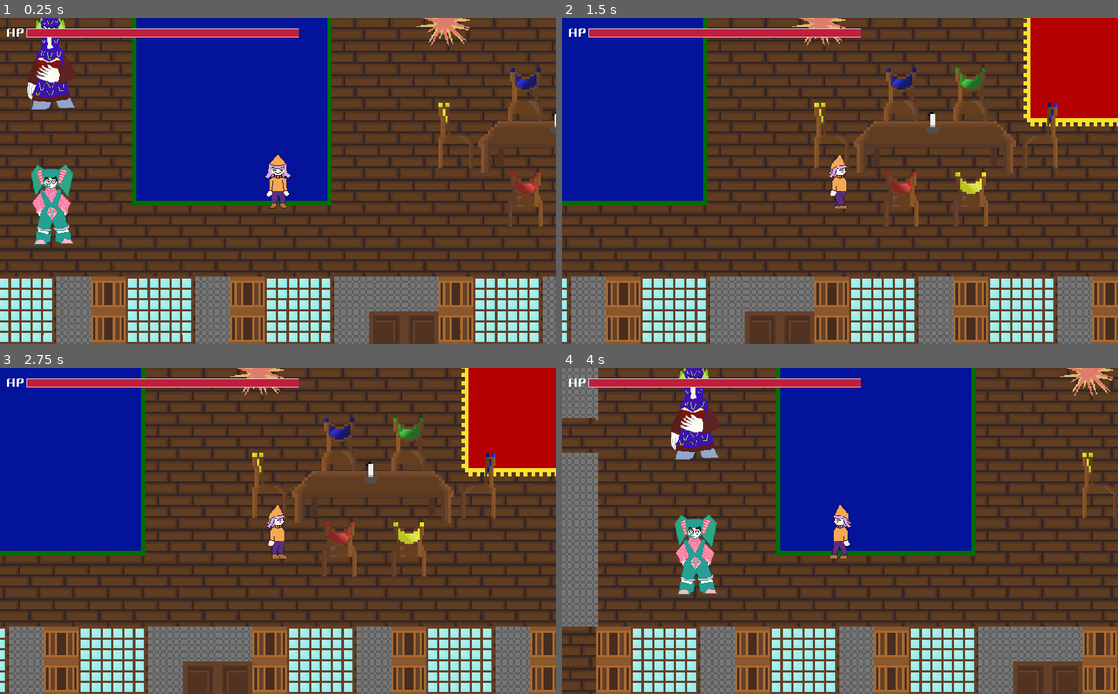
Above: before the commit, frames 1-4 (two rows, left to right).
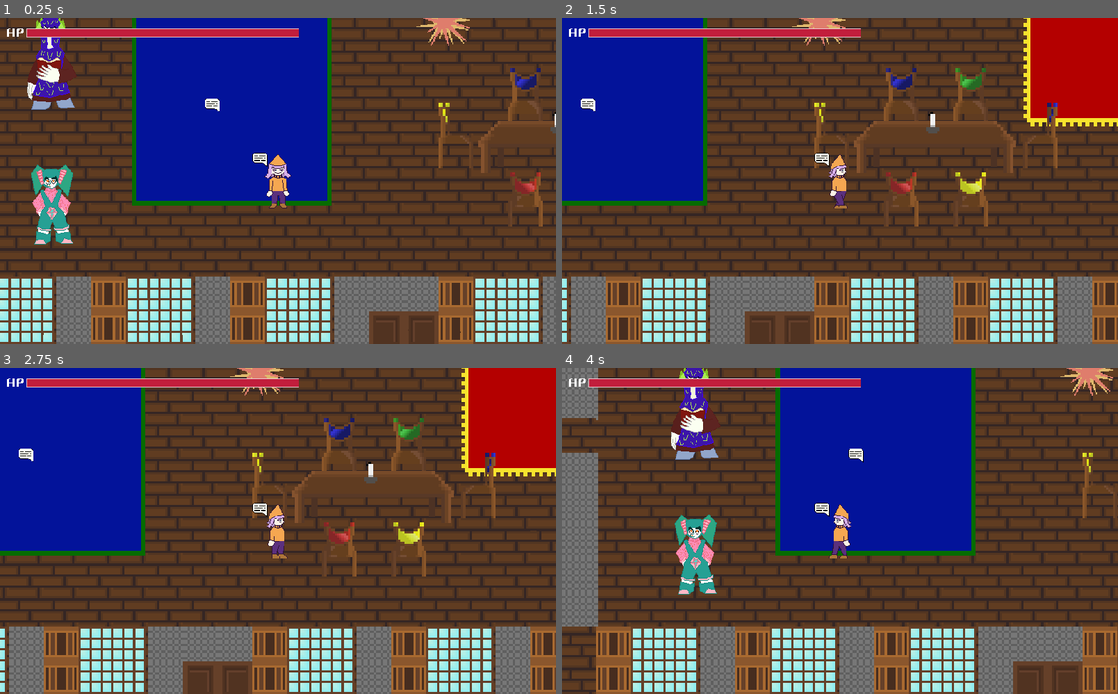
Above: after the commit, the same moments.

Repository: InKeaton/TheLibrarian
Game: Godot game, scene res://main.tscn
Same seed, same stepped clock (60 frames per second), same inputs: the game is played once before the commit and once after it. Sound files missing from this copy of the repository are replaced by a short silence.
Inputs:
- Up to frame 1 (0.25 s): no input
- Up to frame 2 (1.5 s): tap Enter at 0.5 s; hold Right (choice_right_down) from 0.53 s (still down); tap Z (talk) at 0.6 s; tap X (sprint) at 1.35 s
- Up to frame 3 (2.75 s): keep holding Right (choice_right_down); tap Z (talk) at 1.55, 2.1 s; tap Space at 2 s
- Up to frame 4 (4 s): release Right (choice_right_down) at 2.78 s; hold Left (choice_left_up) from 2.78 s (still down); tap Z (talk) at 2.85, 3.8 s; tap X (sprint) at 3.6 s

The runs differ from the first frame. In frame 1, 0.2% of the frame differs, in the area x 36-49%, y 24-46%; in frame 2, 0.2%; in frame 3, 0.2%; in frame 4, 0.2%, in the area x 45-55%, y 24-46%.

Commit message:
ADD: started work on tweens, broke some things

Diff:
--- a/Dialogue/Dialogue.gd
+++ b/Dialogue/Dialogue.gd
@@ -2,17 +2,25 @@
 class_name Dialogue
 extends Control
 
-# variabili "onreay", inizializzate quando il nodo entra nell'albero
+# variabili "onready", inizializzate quando il nodo entra nell'albero
 onready var pause_calculator := get_node("PauseCalculator") as PauseCalculator
 onready var content := get_node("Content") as RichTextLabel
 onready var voice_player := get_node("DialogueVoicePlayer") as AudioStreamPlayer
 onready var type_timer := get_node("TypeTyper") as Timer
 onready var pause_timer := get_node("PauseTimer") as Timer
+onready var tween := create_tween()
+
 
 var _playing_voice := false
 
 signal message_completed()
 
+func show():
+	tween.tween_property(self, "modulate", Color("ffffff"), 0.15)
+
+
+func hide():
+	tween.tween_property(self, "modulate", Color("00ffffff"), 0.15)
 # Cambia il messaggio con quello di adesso, e fa partire la scrittura a schermo
 func update_message(message: String) -> void:
 	$TalkIndicator.visible = false
--- a/Dialogue/Dialogue.tscn
+++ b/Dialogue/Dialogue.tscn
@@ -13,6 +13,7 @@
 font_data = ExtResource( 2 )
 
 [node name="Dialogue" type="Control"]
+modulate = Color( 1, 1, 1, 0 )
 anchor_right = 1.0
 anchor_bottom = 1.0
 margin_left = 9.0
--- a/Dialogue/DialogueManager.gd
+++ b/Dialogue/DialogueManager.gd
@@ -30,6 +30,8 @@
 var _section_id = "start"
 # indica la frase a cui siamo arrivati
 var _message_id = 0
+# tween, si occupa delle transizioni
+var tween
 
 # indica che è iniziato un dialogo
 signal dialogue_started()
@@ -52,6 +54,7 @@
 	_dialogue_box = DIALOGUE_SCENE.instance()
 	get_tree().get_root().get_node("main/HUD").add_child(_dialogue_box)
 	_dialogue_box.connect("message_completed", self,"_on_message_completed")
+	_dialogue_box.show()
 
 # aggiorna il messaggio del dialogo e le variabili relative
 func updateDialogue() -> void:
@@ -62,6 +65,7 @@
 # conclude il dialogo
 func endDialogue() -> void:
 	# elimina la dialogue box
+	_dialogue_box.hide()
 	_dialogue_box.disconnect("message_completed", self,"_on_message_completed")
 	_dialogue_box.queue_free()
 	_dialogue_box = null
@@ -108,6 +112,7 @@
 
 # permettiamo l'inizio del dialogo
 func _on_Player_can_talk(interlocutor):
+	tween = create_tween()
 	# quando il giocatore è nei pressi di un NPC questi viene inviato
 	# al dialogue manager e salvato. Funziona anche come bool per capire
 	# se possiamo far partire un dialogo
@@ -115,9 +120,9 @@
 	# mostriamo l'icona per parlare quando necessario
 	if interlocutor:
 		$TalkIcon.set_position(interlocutor.position + interlocutor.data.bubble_pos)
-		$TalkIcon/Icon.visible = true
+		tween.tween_property($TalkIcon/Icon, "modulate", Color("ffffff"), 0.15)
 	else :
-		$TalkIcon/Icon.visible = false
+		tween.tween_property($TalkIcon/Icon, "modulate", Color("00ffffff"), 0.15)
 
 # cambiamo l'opzione attuale in una scelta
 func _on_Player_change_choice(direction):
--- a/HUD/TalkIcon.tscn
+++ b/HUD/TalkIcon.tscn
@@ -19,6 +19,5 @@
 margin_bottom = -321.0
 
 [node name="Icon" type="AnimatedSprite" parent="."]
-visible = false
 position = Vector2( 18, 18 )
 frames = SubResource( 1 )
--- a/Player/Player.tscn
+++ b/Player/Player.tscn
@@ -8,22 +8,6 @@
 
 [sub_resource type="RectangleShape2D" id=15]
 extents = Vector2( 25, 50 )
-
-[sub_resource type="AtlasTexture" id=5]
-atlas = ExtResource( 1 )
-region = Rect2( 0, 100, 50, 100 )
-
-[sub_resource type="AtlasTexture" id=6]
-atlas = ExtResource( 1 )
-region = Rect2( 50, 100, 50, 100 )
-
-[sub_resource type="AtlasTexture" id=7]
-atlas = ExtResource( 1 )
-region = Rect2( 100, 100, 50, 100 )
-
-[sub_resource type="AtlasTexture" id=8]
-atlas = ExtResource( 1 )
-region = Rect2( 150, 100, 50, 100 )
 
 [sub_resource type="AtlasTexture" id=9]
 atlas = ExtResource( 1 )
@@ -61,13 +45,24 @@
 atlas = ExtResource( 1 )
 region = Rect2( 0, 0, 50, 100 )
 
+[sub_resource type="AtlasTexture" id=5]
+atlas = ExtResource( 1 )
+region = Rect2( 0, 100, 50, 100 )
+
+[sub_resource type="AtlasTexture" id=6]
+atlas = ExtResource( 1 )
+region = Rect2( 50, 100, 50, 100 )
+
+[sub_resource type="AtlasTexture" id=7]
+atlas = ExtResource( 1 )
+region = Rect2( 100, 100, 50, 100 )
+
+[sub_resource type="AtlasTexture" id=8]
+atlas = ExtResource( 1 )
+region = Rect2( 150, 100, 50, 100 )
+
 [sub_resource type="SpriteFrames" id=13]
 animations = [ {
-"frames": [ SubResource( 5 ), SubResource( 6 ), SubResource( 7 ), SubResource( 8 ) ],
-"loop": true,
-"name": "up",
-"speed": 4.0
-}, {
 "frames": [ SubResource( 9 ), SubResource( 10 ), SubResource( 11 ), SubResource( 12 ) ],
 "loop": true,
 "name": "down",
@@ -82,6 +77,11 @@
 "loop": true,
 "name": "still",
 "speed": 5.0
+}, {
+"frames": [ SubResource( 5 ), SubResource( 6 ), SubResource( 7 ), SubResource( 8 ) ],
+"loop": true,
+"name": "up",
+"speed": 4.0
 } ]
 
 [node name="Player" type="KinematicBody2D"]
--- a/main.tscn
+++ b/main.tscn
@@ -69,7 +69,7 @@
 region_enabled = true
 region_rect = Rect2( 337, 49, 46, 46 )
 
-[node name="Player" parent="." instance=ExtResource( 2 )]
+[node name="Player" parent="." groups=["Player"] instance=ExtResource( 2 )]
 
 [node name="Madonna" parent="." instance=ExtResource( 3 )]
 position = Vector2( 184, 183 )
@@ -88,7 +88,6 @@
 
 [node name="SaveManager" parent="." instance=ExtResource( 1 )]
 
-[connection signal="can_talk" from="Player" to="HUD" method="_on_Player_can_talk"]
 [connection signal="can_talk" from="Player" to="DialogueManager" method="_on_Player_can_talk"]
 [connection signal="change_choice" from="Player" to="DialogueManager" method="_on_Player_change_choice"]
 [connection signal="health_changed" from="Player" to="HUD" method="_on_Player_health_changed"]
